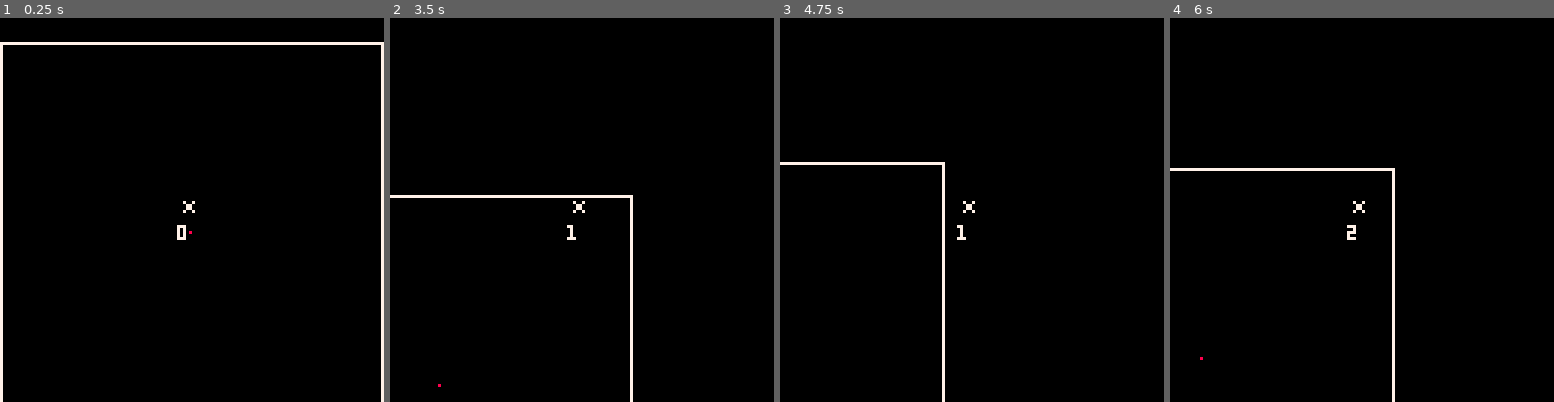
Above: before the commit, frames 1-4 (left to right).
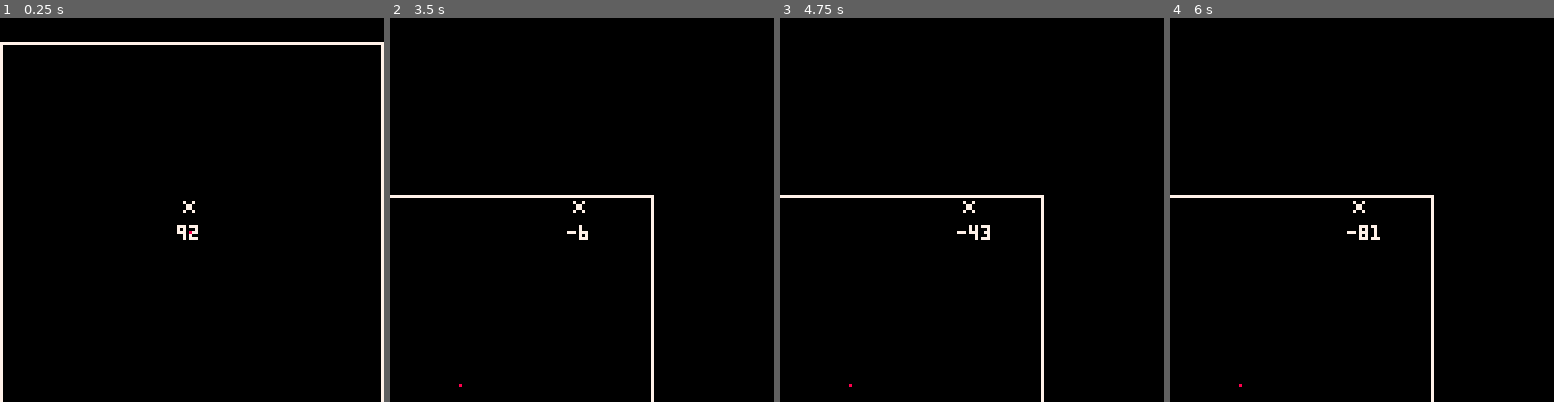
Above: after the commit, the same moments.

Repository: shen-sat/space-train-trader-demake
Game: PICO-8 cartridge game.p8
The game is run twice, just before and just after one commit, with the same random seed, the same clock (stepped at 60 frames per second) and the same inputs.
Inputs:
- Up to frame 1 (0.25 s): no input
- Up to frame 2 (3.5 s): hold Right 1.6-2.1 s; hold Up 2.15-2.42 s; hold Right 2.47-3.03 s; hold Left from 3.08 s (still down)
- Up to frame 3 (4.75 s): release Left at 3.58 s; hold Down 3.63-3.97 s; hold Right 4.02-4.68 s; hold Up from 4.73 s (still down)
- Up to frame 4 (6 s): release Up at 5.03 s; hold Left 5.08-5.68 s; hold Down from 5.73 s (still down)

The runs differ from the first frame. In frame 1, less than 0.1% of the frame differs, in the area x 46-52%, y 53-58%; in frame 2, 1.0%; in frame 3, 1.9%; in frame 4, 2.1%, in the area x 0-69%, y 39-100%.

Commit message:
Add fuel attribute

Diff:
--- a/game.p8
+++ b/game.p8
@@ -16,7 +16,9 @@
     compass = {0,1,2,3},
     direction = 0,
     speed = 1,
+    fuel = 100,
     update = function(self)
+      self:burn_fuel()
       self:turn()
       self:move()
     end,
@@ -44,6 +46,8 @@
       self.direction = self.compass[new_index]
     end,
     move = function(self)
+      if self.fuel <= 0 then return end
+
       local movements = {
         [0] = function() self.y -= self.speed end,
         [1] = function() self.x += self.speed end,
@@ -51,6 +55,9 @@
         [3] = function() self.x -= self.speed end
       }
       movements[self.direction]()
+    end,
+    burn_fuel = function(self)
+      self.fuel -= 1
     end
   }
 end
@@ -63,7 +70,7 @@
 
 function _draw()
   cls()
-  print(player.direction, player.x, player.y + 10, 7)
+  print(player.fuel, player.x, player.y + 10, 7)
   spr(player.sprite, player.x, player.y)
   rect(galaxy.x - 63,galaxy.y - 63,127 - 63,127 - 63,7) --border
   pset(galaxy.x,galaxy.y,8) --center of galaxy
Not shown, changed: TODO.txt
